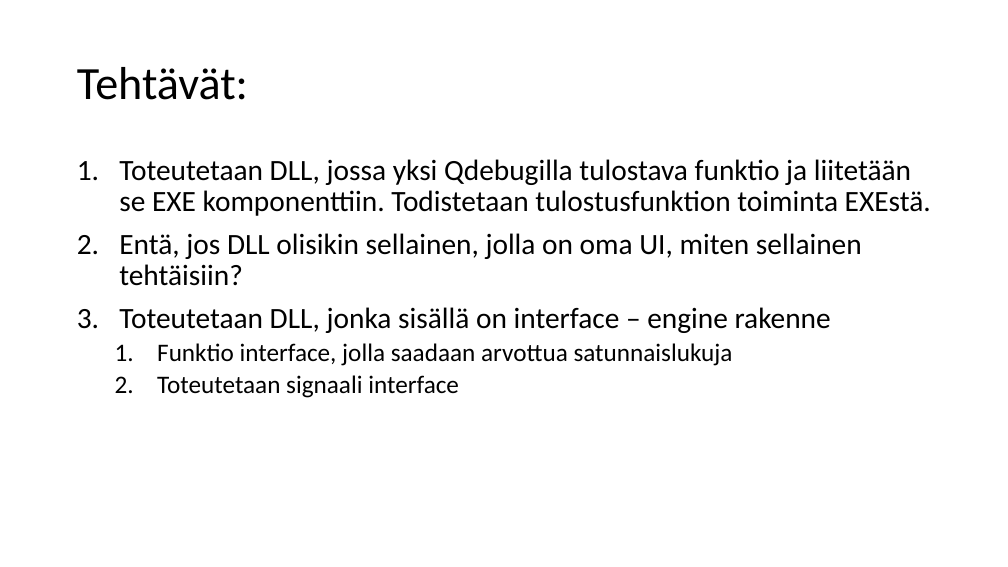
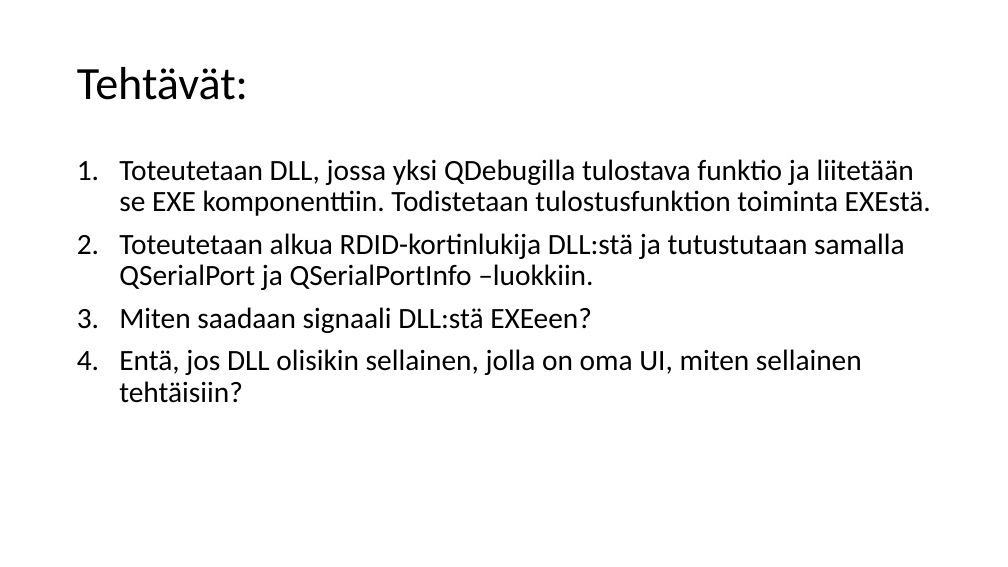
Before and after one commit to kajyrkka/Olio-kevat2025, a slide deck: slide 5 of QtOsa2/dll_exe_kevat2025.pptx (slide 7 before the commit). Drawn at 1008x567 pixels with LibreOffice and Linux fonts; fonts in the diff are those of the drawing. Boxes give left, top, right and bottom in pixels: in the first picture for what was removed or moved away, otherwise in the second. Text is boxed around its words. In the diff, an @@ line names an element or a change of style, - is before the commit and + after.

```diff
--- a/QtOsa2/dll_exe_kevat2025.pptx
+++ b/QtOsa2/dll_exe_kevat2025.pptx
@@ text at (119,159,931,333): text changed @@
-1. Toteutetaan DLL, jossa yksi Qdebugilla tulostava funktio ja liitetään se EXE komponenttiin. Todistetaan tulostusfunktion toiminta EXEstä.
+1. Toteutetaan DLL, jossa yksi QDebugilla tulostava funktio ja liitetään se EXE komponenttiin. Todistetaan tulostusfunktion toiminta EXEstä.
+2. Toteutetaan alkua RDID-kortinlukija DLL:stä ja tutustutaan samalla QSerialPort ja QSerialPortInfo –luokkiin.
+3. Miten saadaan signaali DLL:stä EXEeen?
@@ text at (119,307,831,398): paragraphs removed @@
-3. Toteutetaan DLL, jonka sisällä on interface – engine rakenne
-  1. Funktio interface, jolla saadaan arvottua satunnaislukuja
-  2. Toteutetaan signaali interface
```
Also in this commit, not shown: 1 other slide changed, 2 slides added, 3 slides removed, 2 other files.
